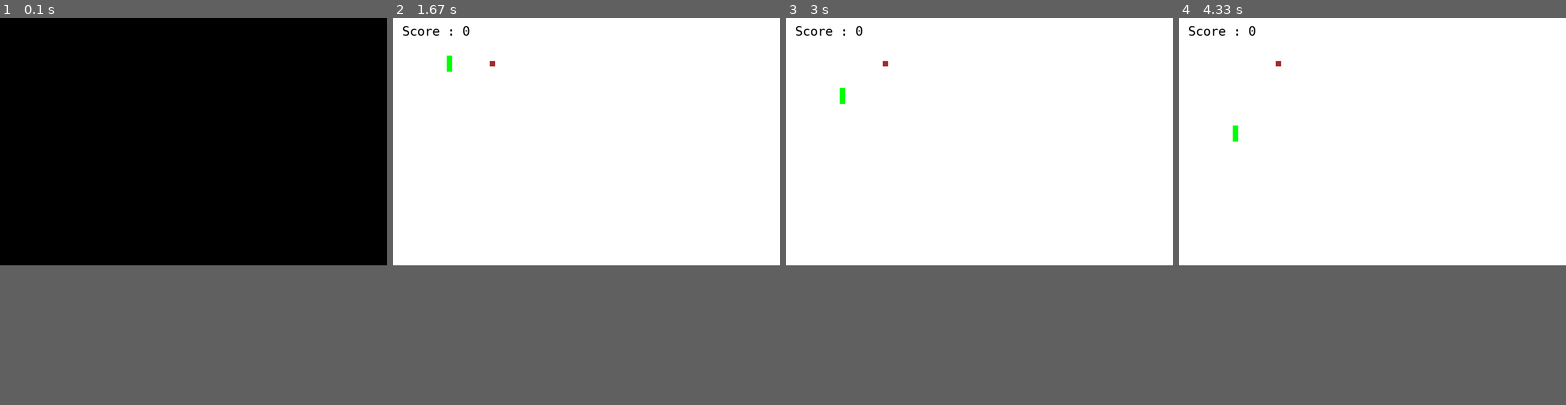
Above: before the commit, frames 1-4 (left to right).
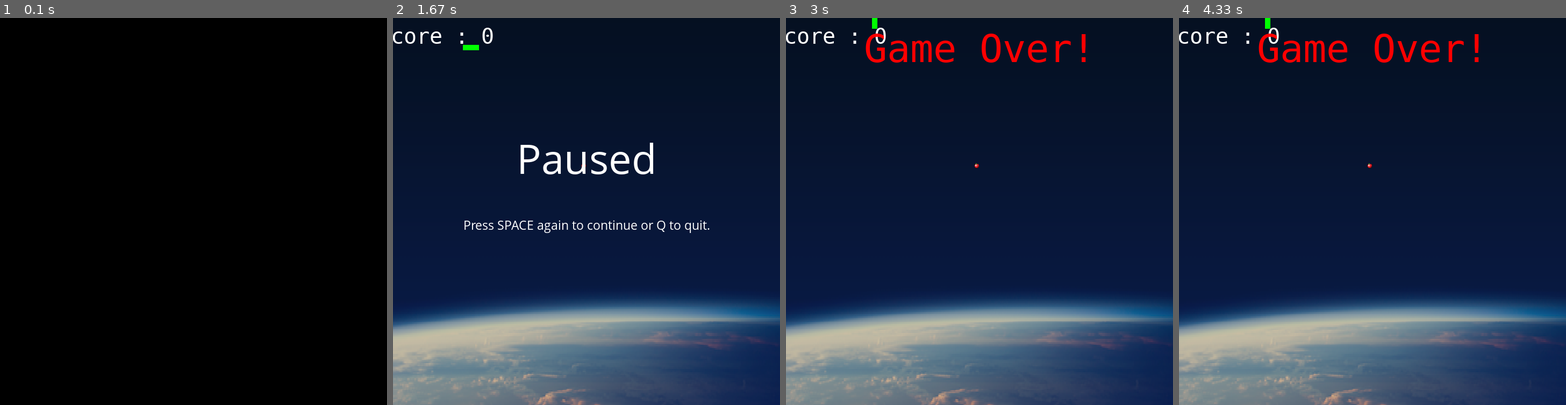
Above: after the commit, the same moments.

Repository: giri68/snakeGame
Game: pygame game, started from snakeGame.py
Same seed, same stepped clock (60 frames per second), same inputs: the game is played once before the commit and once after it.
Inputs:
- Up to frame 1 (0.1 s): no input
- Up to frame 2 (1.67 s): tap S at 0.83 s; tap C at 1.17 s; tap Space at 1.57 s
- Up to frame 3 (3 s): tap Space at 1.9 s; tap W at 2.23 s
- Up to frame 4 (4.33 s): no input
In our replay, the window is 720x460 before the commit and 720x720 after it. These sizes can differ from the game's own. Grey fills any space a smaller window leaves; there, only what the larger window draws over its background counts as a difference.

The runs differ from the first frame. In frame 1, only the window size differs. In frame 2, 88% of the frame differs, in the area x 0-100%, y 0-100%; in frame 3, 89%; in frame 4, 89%.

Commit message:
Deleted unnecessary file

Diff:
--- /dev/null
+++ b/setup.py
@@ -0,0 +1,19 @@
+"""
+This is a setup.py script generated by py2applet
+
+Usage:
+    python setup.py py2app
+"""
+
+from setuptools import setup
+
+APP = ['snakeGame.py']
+DATA_FILES = ['apple.png', 'laser5.ogg', 'Saito_Koji_-_08_-_One_Minute_For_The_Sun.ogg', 'snake.png', 'snakebot.png','snakelogo.png', 'test.png']
+OPTIONS = {'argv_emulation': True}
+
+setup(
+    app=APP,
+    data_files=DATA_FILES,
+    options={'py2app': OPTIONS},
+    setup_requires=['py2app'],
+)
--- a/snakeGame.py
+++ b/snakeGame.py
@@ -10,14 +10,17 @@
 else:
   print("The game successfully initialized")
 
-  # play surface
+
+# pygame.display.set_caption('Snake Game')
 pygame.display.set_caption('Snake Game')
-playSurface = pygame.display.set_mode((720, 460))
-
-# pygame.display.set_caption('Snake Game')
+
+# play surface
+gameplaySurface = pygame.display.set_mode((720, 720))
+Dwidth = 720
+Dheight = 720
 
 time.sleep(1)
-print("The game successfully 1")
+
 #colors
 red = pygame.Color(255, 0, 0) # game over
 green = pygame.Color(0, 255, 0) # snake
@@ -25,57 +28,170 @@
 black = pygame.Color(0, 0, 0 ) # score
 white = pygame.Color(255, 255, 255) # background
 brown = pygame.Color(165, 42, 42) # food
-print("The game successfully 2")
-# FPS controller
-
-fpsController = pygame.time.Clock()
-print("The game successfully 3")
-# snak variables
-
+
+#clock
+
+clock = pygame.time.Clock()
+
+#snake variables
 snakePos = [100, 50]
 snakeBody = [[100, 50], [90, 50], [80, 50]]
-print("The game successfully 4")
-foodPos = [random.randrange(1, 72)*10, random.randrange(1, 46)*10]
+foodPos = [random.randrange(1, 72)*10, random.randrange(1, 72)*10]
 
 foodSpawn = True
-print("The game successfully 5")
+
 
 direction = 'RIGHT'
 changeto = direction
 
 score = 0
+icon = pygame.image.load('snakelogo.png')
+pygame.display.set_icon(icon)
+
+Logo = pygame.image.load('snakelogo.png')
+
+appleimg = pygame.image.load('food.png')
+
+img = pygame.image.load('snake.png')
+tail = pygame.image.load('snake.png')
+
+blocks = 20
+AppleThickness = 30
+
+#images
+
+background_image = pygame.image.load('background.png').convert()
+background_image = pygame.transform.scale(background_image, (720, 720))
+background_position = (0,0)
+
+#sounds
+click_sound = pygame.mixer.Sound('backgroundsound.ogg')
+click_sound.play(-1)
+eat_sound = pygame.mixer.Sound('laser5.ogg')
+gameOver_sound = pygame.mixer.Sound('gameOverSound.wav')
+# pygame.mixer.music.load('laser5.ogg')
+# pygame.mixer.music.set_endevent(pygame.constants.USEREVENT)
+# pygame.mixer.music.play()
+
+# fonts
+
+smallfont = pygame.font.SysFont("comicsansms", 25)
+medfont = pygame.font.SysFont("comicsansms", 50)
+largefont = pygame.font.SysFont("comicsansms", 80)
+
+
+def pause():
+  paused = True
+  message("Paused", white, -100, size="large")
+  message("Press SPACE again to continue or Q to quit.", white, 25)
+  pygame.display.update()
+  while paused:
+    for event in pygame.event.get():
+      if event.type == pygame.QUIT:
+        pygame.quit()
+        quit()
+
+      if event.type == pygame.KEYDOWN:
+        if event.key == pygame.K_SPACE:
+          paused = False
+
+        elif event.key == pygame.K_q:
+          pygame.quit()
+          quit()
+
+    clock.tick(5)
+
+foodPos = [random.randrange(1, 72)*10, random.randrange(1, 46)*10]
+
+
+def randAppleGen():
+    randAppleX = random.randrange(1, 72)*10
+    randAppleY = random.randrange(1, 72)*10
+
+    return randAppleX,randAppleY
+
+randAppleX,randAppleY = randAppleGen()
+
+def game_intro():
+    intro = True
+
+    while intro:
+
+        for event in pygame.event.get():
+            if event.type == pygame.QUIT:
+                pygame.quit()
+                quit()
+
+            if event.type == pygame.KEYDOWN:
+                if event.key == pygame.K_c:
+                    intro = False
+                if event.key == pygame.K_q:
+                    pygame.quit()
+                    quit()
+
+        gameplaySurface.fill(green)
+        gameplaySurface.blit(Logo,[0,0,0,0])
+
+        message("The objective of the game is to eat red apples,",
+                black,
+                -30)
+        message("the more apples you eat the longer you get and",
+                black,
+                10)
+        message("if you run into yourself or the edges you die.",
+                black,
+                50)
+        message("Press C to play, SPACE to pause, or Q to quit.",
+                black,
+                180)
+        pygame.display.update()
+        clock.tick(15)
+
+def text_objects(text,color,size):
+    if size == "small":
+        textSurface = smallfont.render(text,True,color)
+    elif size == "medium":
+        textSurface = medfont.render(text,True,color)
+    elif size == "large":
+        textSurface = largefont.render(text,True,color)
+
+    return textSurface, textSurface.get_rect()
+
+
+def message(msg,color,y_displace=0, size = "small"):
+    textSurf, textRect = text_objects(msg,color,size)
+    textRect.center = (Dwidth/2),(Dheight/2) +y_displace
+    gameplaySurface.blit(textSurf,textRect)
 
 # Game over function
-print("The game successfully 6")
 def gameOver():
   myFont = pygame.font.SysFont('monaco', 72)
   GOsurf = myFont.render('Game Over!', True, red)
   GOrect = GOsurf.get_rect()
   GOrect.midtop = (360, 15)
-  playSurface.blit(GOsurf, GOrect)
+  gameplaySurface.blit(GOsurf, GOrect)
+  #showScore(0)
+  gameOver_sound.play()
   pygame.display.flip()
-  showScore(0)
+
   time.sleep(2)
   pygame.quit() # pygame exit
   sys.exit() # console exit
 
-print("The game successfully 7")
-
 def showScore(choice=1):
-  sFont = pygame.font.SysFont('monaco', 24)
-  Ssurf = sFont.render('Score : {0}'.format(score), True, black)
+  sFont = pygame.font.SysFont('monaco', 40)
+  Ssurf = sFont.render('Score : {0}'.format(score), True, white)
   Srect = Ssurf.get_rect()
   if choice == 1:
     Srect.midtop = (80, 10)
   else:
     Srect.midtop = (360, 120)
-  playSurface.blit(Ssurf, Srect)
-  pygame.display.flip()
-
-
+  gameplaySurface.blit(Ssurf, Srect)
+
+game_intro()
 
 # Main logic of the game
-print("The game successfully 77")
+randAppleX,randAppleY = randAppleGen()
 while True:
   for event in pygame.event.get():
     if event.type == pygame.QUIT:
@@ -91,9 +207,9 @@
       if event.key == pygame.K_DOWN or  event.key == ord('s'):
         changeto = 'DOWN'
       if event.key == pygame.K_ESCAPE:
-        pygame.event.post(pygame.event.Event(QUIT))
-
-  print("The game successfully 8")
+        pygame.event.post(pygame.event.Event(pygame.QUIT))
+      if event.key == pygame.K_SPACE:
+        pause()
 
   # validation of direction
   if changeto == 'RIGHT' and not direction == 'LEFT':
@@ -104,7 +220,6 @@
    direction = 'UP'
   if changeto == 'DOWN' and not direction == 'UP':
     direction = 'DOWN'
-  print("The game successfully 9")
 
   if direction == 'RIGHT':
     snakePos[0] += 10
@@ -114,41 +229,35 @@
    snakePos[1] -= 10
   if direction == 'DOWN':
    snakePos[1] += 10
-  print("The game successfully 10")
-
 
   # Snake body mechanism
   snakeBody.insert(0, list(snakePos))
   if snakePos[0] == foodPos[0] and snakePos[1] == foodPos[1]:
     score += 1
     foodSpawn = False
+    eat_sound.play()
   else:
    snakeBody.pop()
 
   if foodSpawn == False:
-    foodPos = [random.randrange(1, 72)*10, random.randrange(1, 46)*10]
+    foodPos = [random.randrange(5, 70)*10, random.randrange(5, 45)*10]
     foodSpawn = True
 
-  print("The game successfully 11")
-
   # Background
-  playSurface.fill(white)
-
-  print("The game successfully 12")
-
+  gameplaySurface.fill(blue)
+
+  gameplaySurface.blit(background_image, background_position)
+  showScore()
   #Draw Snake
   for pos in snakeBody:
-    pygame.draw.rect(playSurface, green, pygame.Rect(pos[0],pos[1],10,10))
-
-  print("The game successfully 13")
-
-  pygame.draw.rect(playSurface, brown, pygame.Rect(foodPos[0],foodPos[1],10,10))
-
-  print("The game successfully 14")
+    pygame.draw.rect(gameplaySurface, green, pygame.Rect(pos[0],pos[1],10,10))
+  #pygame.draw.rect(gameplaySurface, brown, pygame.Rect(foodPos[0],foodPos[1],10,10))
+
+  gameplaySurface.blit(appleimg,(foodPos[0], foodPos[1]))
 
   if snakePos[0] > 710 or snakePos[0] < 0:
    gameOver()
-  if snakePos[1] > 450 or snakePos[1] < 0:
+  if snakePos[1] > 710 or snakePos[1] < 0:
     gameOver()
 
   for block in snakeBody[1:]:
@@ -156,6 +265,4 @@
       gameOver()
 
   pygame.display.flip()
-  showScore()
-  fpsController.tick(5)
-  print("The game successfully 15")
+  clock.tick(15)
Binary file added: background.png
Binary file added: food.png
Binary file added: snake.png
Binary file added: snakelogo.png
Not shown, added: .DS_Store
Not shown, added: backgroundsound.ogg
Not shown, added: build/bdist.macosx-10.12-intel/python2.7-standalone/app/collect/Carbon/AE.pyc
Not shown, added: build/bdist.macosx-10.12-intel/python2.7-standalone/app/collect/Carbon/Appearance.pyc
Not shown, added: build/bdist.macosx-10.12-intel/python2.7-standalone/app/collect/Carbon/AppleEvents.pyc
Not shown, added: build/bdist.macosx-10.12-intel/python2.7-standalone/app/collect/Carbon/CarbonEvents.pyc
Not shown, added: build/bdist.macosx-10.12-intel/python2.7-standalone/app/collect/Carbon/ControlAccessor.pyc
Not shown, added: build/bdist.macosx-10.12-intel/python2.7-standalone/app/collect/Carbon/Controls.pyc
(and 192 more such lines)
